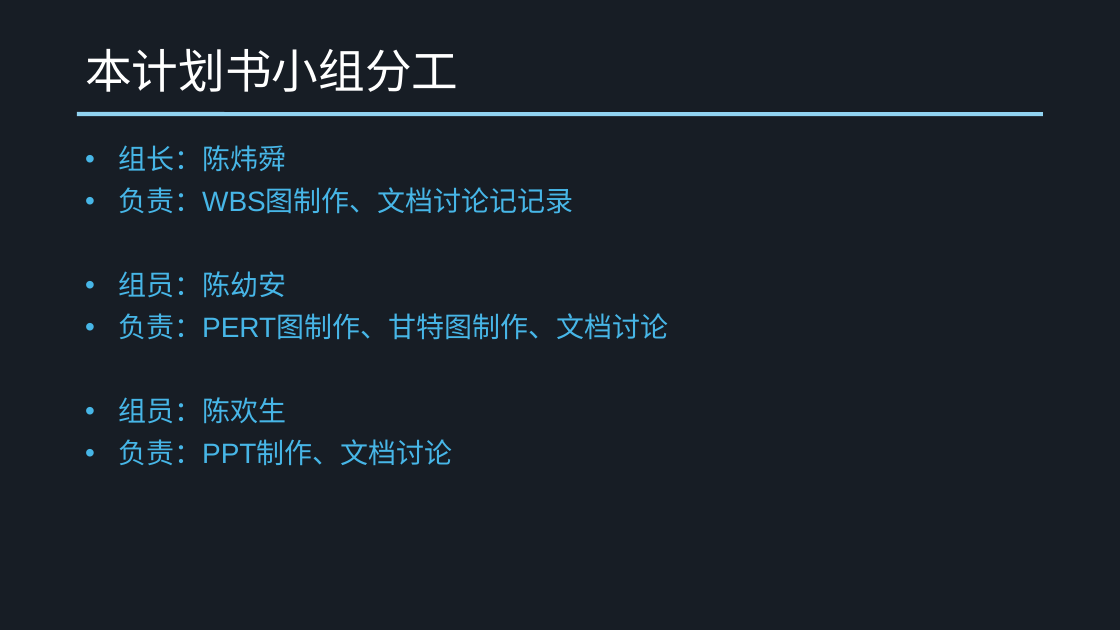
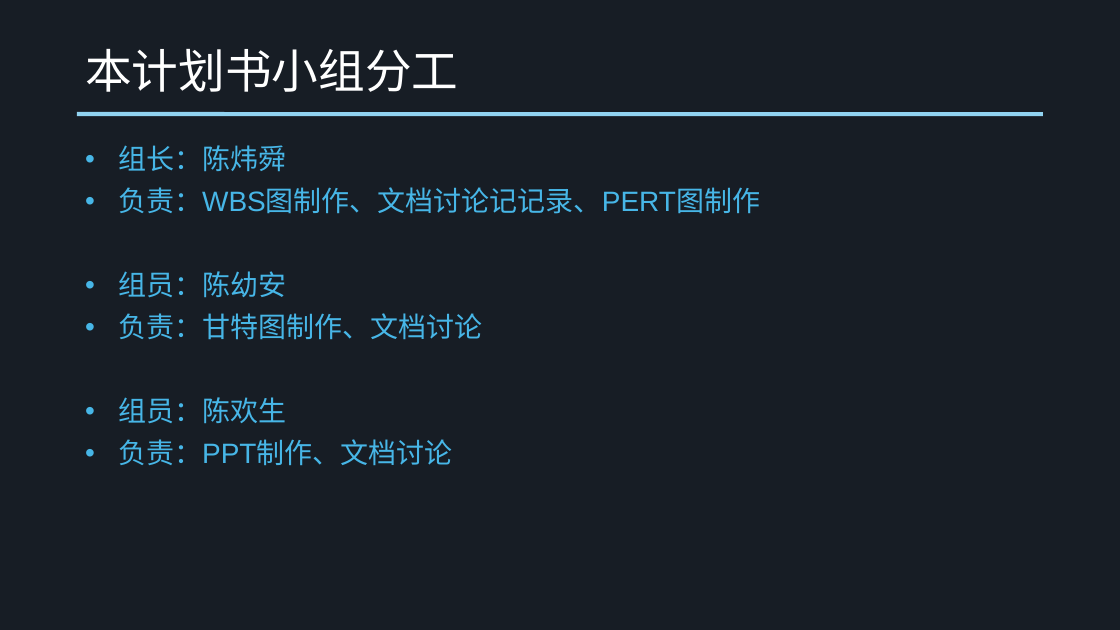
Before and after one commit to SE-2017-G4/SE-2017, a slide deck: slide 17 of Document/SE2017-G4 项目计划书.ppt (slide 15 before the commit). Drawn at 1120x630 pixels with LibreOffice and Linux fonts; fonts in the diff are those of the drawing. Boxes give left, top, right and bottom in pixels: in the first picture for what was removed or moved away, otherwise in the second. Text is boxed around its words. In the diff, an @@ line names an element or a change of style, - is before the commit and + after.

Commit message:
新增需求说明书，修改项目计划，上传界面原型

```diff
--- a/Document/SE2017-G4 项目计划书.ppt
+++ b/Document/SE2017-G4 项目计划书.ppt
@@ text at bbox=[118, 187, 760, 214]: text changed @@
-• 负责：WBS图制作、文档讨论记记录
+• 负责：WBS图制作、文档讨论记记录、PERT图制作
@@ text at bbox=[118, 313, 482, 340]: text changed @@
-• 负责：PERT图制作、甘特图制作、文档讨论
+• 负责：甘特图制作、文档讨论
```
Also in this commit, not shown: 6 other slides changed, 39 slides added, 1 slide removed, 33 other files.
